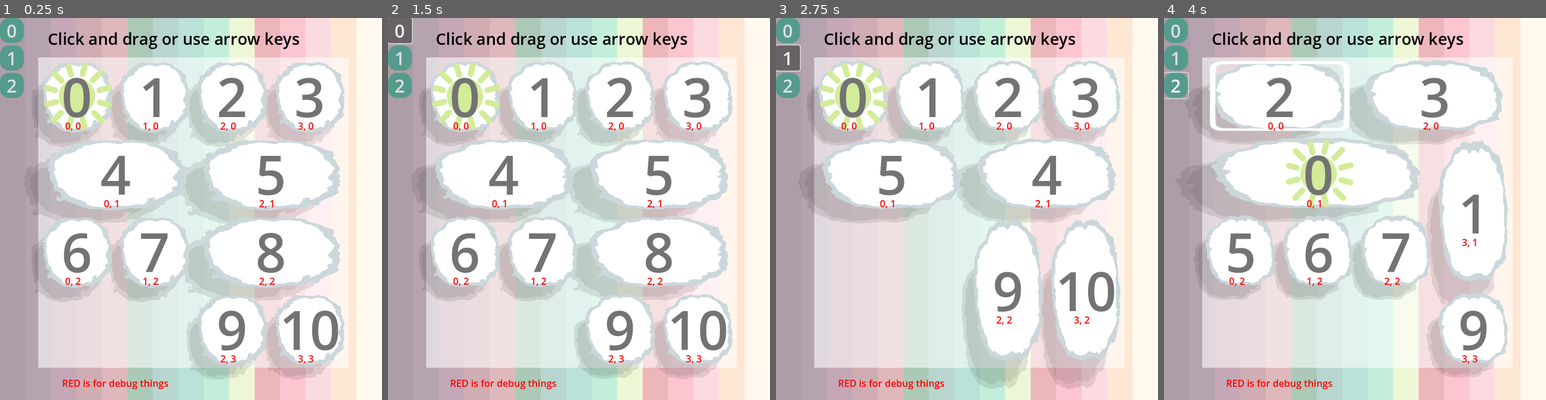
Above: before the commit, frames 1-4 (left to right).
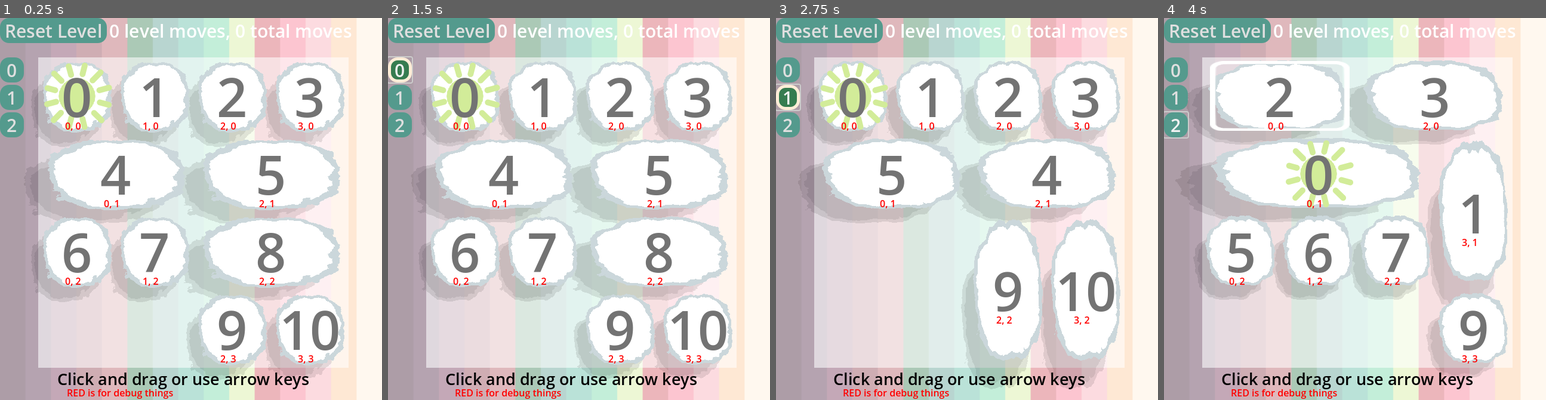
Above: after the commit, the same moments.

Repository: firelighted/comfyjam2026_slidingsun
Game: Godot game, scene res://scenes_scripts/main_2d.tscn
Two runs of this game, one before a commit and one after it. Both use one fixed random seed, a clock stepped at 60 frames per second and the inputs below. The engine's default icon, where the game draws it, is replaced by a stand-in: a white triangle on a blue panel in a dark square.
Inputs (mouse positions are in pixels of both pictures, inside the frame that each line leads up to):
- Up to frame 1 (0.25 s): no input
- Up to frame 2 (1.5 s): click (441, 29) at 0.5 s, where only the run after the commit has a clickable "Reset Level"; click "0" at 1.25 s
- Up to frame 3 (2.75 s): click "1" at 2 s
- Up to frame 4 (4 s): click "2" at 2.75 s; drag from (1278, 94) to (1435, 94) at 3.52 s

The runs differ from the first frame. In frame 1, 5.1% of the frame differs, in the area x 0-92%, y 0-100%; in frame 2, 5.6%; in frame 3, 5.4%; in frame 4, 5.2%.

Commit message:
move counters added. buttons to reset level and go to next level after winning level

Diff:
--- a/block_manager.gd
+++ b/block_manager.gd
@@ -1,6 +1,9 @@
 extends Node2D
 
-@export var level_button_parent_path : NodePath = "../UI/LevelButtonParent"
+@export var level_button_parent_path : NodePath = "../UI_foreground/LevelButtonParent"
+@export var won_level_ui_path: NodePath = "../UI_foreground/Won_Level_UI"
+@export var won_game_ui_path: NodePath = "../UI_foreground/Won_Game_UI"
+@export var game_moves_counter_label_path: NodePath = "../UI_foreground/Won_Game_UI/Moves_This_Game_Label"
 @export var levels_folder_path : String = "res://levels/"
 @export var blocks : Array[Node]
 @export var levels : Array[LevelResource]
@@ -9,11 +12,18 @@
 @onready var block_parent = $BlockParent
 var selected_block: Node
 var level_button_parent: Node
-
+var won_level_ui : Node
+var won_game_ui : Node
+var game_moves_counter_label : Node
+
+const SUN_TILE_IDX = 0
+const WIN_ARRAY_IDX = 15 # lower right corner of 4x4 array
 var array = [0,1,2,2,4,Constants.EMPTY,Constants.EMPTY,3,6,6,7]
 var x_size: int
 var y_size: int
 var cells: int
+var moves_this_level: int = 0
+var moves_this_game: int = 0
 
 var is_dragging = false
 
@@ -27,6 +37,9 @@
 		levels = get_levels_from_folder(levels_folder_path)
 
 	level_button_parent = get_node(level_button_parent_path)
+	won_level_ui = get_node(won_level_ui_path)
+	won_game_ui = get_node(won_game_ui_path)
+	game_moves_counter_label = get_node(game_moves_counter_label_path)
 	# make buttons for choosing level
 	var level_button_prefab = preload("res://scenes_scripts/level_button.tscn")
 	for i in range(len(levels)):
@@ -36,6 +49,10 @@
 		level_button_parent.add_child(button)
 	# start level 0
 	load_level(0)
+	won_level_ui.visible = false
+	won_game_ui.visible = false
+	moves_this_level = 0
+	moves_this_game = 0
 
 func _notification(what):
 	if what == NOTIFICATION_WM_MOUSE_EXIT:
@@ -68,14 +85,26 @@
 ):
 	update_array(prev_pos, new_pos, block.dims, block.block_id)
 	print(array)
+	check_for_win()
 
 
 ###
 ### CUSTOM METHODS
 ###
+
+func check_for_win():
+	if array[WIN_ARRAY_IDX] == SUN_TILE_IDX:
+		print("win")
+		if current_level < len(levels) -1:
+			won_level_ui.visible = true
+		else:
+			game_moves_counter_label.text = str(moves_this_game) + " TOTAL MOVES"
+			won_game_ui.visible = true
+
 
 func load_level(level_idx:int):
 	if level_idx < len(levels):
+		current_level = level_idx
 		array = levels[level_idx].initial_array()
 		x_size = levels[level_idx].x_size
 		y_size = levels[level_idx].y_size
@@ -84,6 +113,10 @@
 		print("Using default level, no valid current_level in levels array")
 	init_array()
 	spawn_blocks()
+	won_level_ui.visible = false
+	won_game_ui.visible = false
+	moves_this_level = 0
+	increment_move_counters(0)
 
 func get_levels_from_folder(folder_path: String):
 	var resources : Array[LevelResource] = []
@@ -184,11 +217,16 @@
 	var idx = (y * x_size) + x
 	return array[idx]
 
+func increment_move_counters(increment=1):
+	moves_this_level += increment
+	moves_this_game += increment
+	$"../UI_foreground/HBoxContainer/MoveCounterLabel".text = str(moves_this_level) + " level moves, " + str(moves_this_game) + " total moves"
+
 func update_array(
 	prev_pos: Vector2, new_pos: Vector2, block_dims: Vector2, val: int
 ) -> void:
 	if new_pos == prev_pos: return # no update to be made
-
+	increment_move_counters()
 	var dir = new_pos - prev_pos # dir != Vector2.ZERO
 	var sign_x = signi(dir.x)
 	var sign_y = signi(dir.y)
@@ -282,3 +320,12 @@
 						break_out = true
 
 	return max_distance
+
+
+func _on_next_level_button_pressed() -> void:
+	if current_level < len(levels):
+		load_level(current_level + 1)
+
+
+func _on_reset_level_button_pressed() -> void:
+	load_level(current_level)
--- a/scenes_scripts/main_2d.tscn
+++ b/scenes_scripts/main_2d.tscn
@@ -22,9 +22,17 @@
 _data = [Vector2(0, 0.296703), 0.0, 0.0, 0, 0, Vector2(1, 1), 0.0, 0.0, 0, 0]
 point_count = 2
 
+[sub_resource type="LabelSettings" id="LabelSettings_fltq5"]
+font_size = 80
+font_color = Color(0.211765, 0.486275, 0.313726, 1)
+outline_size = 40
+shadow_size = 40
+shadow_color = Color(0.2156, 0.49, 0.316213, 0.482353)
+shadow_offset = Vector2(10, 10)
+
 [node name="Node" type="Node"]
 
-[node name="UI" type="Control" parent="."]
+[node name="UI_bkgd" type="Control" parent="."]
 layout_mode = 3
 anchors_preset = 15
 anchor_right = 1.0
@@ -34,7 +42,7 @@
 mouse_filter = 2
 theme = ExtResource("1_stk34")
 
-[node name="background" type="TextureRect" parent="UI"]
+[node name="background" type="TextureRect" parent="UI_bkgd"]
 layout_mode = 1
 anchors_preset = 15
 anchor_right = 1.0
@@ -44,7 +52,7 @@
 mouse_filter = 2
 texture = ExtResource("2_31q7j")
 
-[node name="midground" type="TextureRect" parent="UI"]
+[node name="midground" type="TextureRect" parent="UI_bkgd"]
 self_modulate = Color(1, 1, 1, 0.584314)
 layout_mode = 1
 anchors_preset = 15
@@ -55,28 +63,23 @@
 mouse_filter = 2
 texture = ExtResource("2_bb1j8")
 
-[node name="Label" type="Label" parent="UI"]
-layout_mode = 0
-offset_left = 80.0
-offset_top = 16.0
-offset_right = 502.0
-offset_bottom = 53.0
+[node name="Label" type="Label" parent="UI_bkgd"]
+layout_mode = 0
+offset_left = 96.0
+offset_top = 586.0
+offset_right = 518.0
+offset_bottom = 623.0
 text = "Click and drag or use arrow keys"
 label_settings = SubResource("LabelSettings_ivpb4")
 
-[node name="DEBUG_instructions" type="Label" parent="UI"]
-layout_mode = 0
-offset_left = 104.0
-offset_top = 600.0
-offset_right = 283.0
-offset_bottom = 623.0
+[node name="DEBUG_instructions" type="Label" parent="UI_bkgd"]
+layout_mode = 0
+offset_left = 112.0
+offset_top = 616.0
+offset_right = 291.0
+offset_bottom = 639.0
 text = "RED is for debug things"
 label_settings = ExtResource("3_ytdtc")
-
-[node name="LevelButtonParent" type="VBoxContainer" parent="UI"]
-layout_mode = 0
-offset_right = 40.0
-offset_bottom = 40.0
 
 [node name="Camera2D" type="Camera2D" parent="."]
 position = Vector2(59, 78)
@@ -99,7 +102,7 @@
 [node name="BlockParent" type="Node2D" parent="Main2D"]
 
 [node name="Block" parent="Main2D/BlockParent" instance=ExtResource("6_6y1a6")]
-position = Vector2(-160, -162)
+position = Vector2(-136, -146)
 
 [node name="palette" type="Sprite2D" parent="Main2D"]
 position = Vector2(323, -107)
@@ -141,3 +144,91 @@
 width = 30.0
 width_curve = SubResource("Curve_ihapv")
 default_color = Color(1, 0, 0, 1)
+
+[node name="UI_foreground" type="Control" parent="."]
+z_index = 100
+layout_mode = 3
+anchors_preset = 15
+anchor_right = 1.0
+anchor_bottom = 1.0
+grow_horizontal = 2
+grow_vertical = 2
+mouse_filter = 1
+theme = ExtResource("1_stk34")
+
+[node name="HBoxContainer" type="HBoxContainer" parent="UI_foreground"]
+layout_mode = 0
+offset_right = 40.0
+offset_bottom = 40.0
+
+[node name="ResetLevelButton" type="Button" parent="UI_foreground/HBoxContainer"]
+layout_mode = 2
+text = " Reset Level "
+
+[node name="MoveCounterLabel" type="Label" parent="UI_foreground/HBoxContainer"]
+layout_mode = 2
+text = "0 moves"
+
+[node name="LevelButtonParent" type="VBoxContainer" parent="UI_foreground"]
+layout_mode = 0
+offset_top = 66.0
+offset_right = 40.0
+offset_bottom = 106.0
+
+[node name="Won_Level_UI" type="VBoxContainer" parent="UI_foreground"]
+layout_mode = 1
+anchors_preset = 8
+anchor_left = 0.5
+anchor_top = 0.5
+anchor_right = 0.5
+anchor_bottom = 0.5
+offset_left = -235.0
+offset_top = -72.5
+offset_right = 235.0
+offset_bottom = 72.5
+grow_horizontal = 2
+grow_vertical = 2
+
+[node name="WonLabel" type="Label" parent="UI_foreground/Won_Level_UI"]
+layout_mode = 2
+text = "WON LEVEL!"
+label_settings = SubResource("LabelSettings_fltq5")
+
+[node name="Button" type="Button" parent="UI_foreground/Won_Level_UI"]
+layout_mode = 2
+text = "Next Level"
+
+[node name="Won_Game_UI" type="VBoxContainer" parent="UI_foreground"]
+layout_mode = 1
+anchors_preset = 8
+anchor_left = 0.5
+anchor_top = 0.5
+anchor_right = 0.5
+anchor_bottom = 0.5
+offset_left = -237.0
+offset_top = -55.0
+offset_right = 237.0
+offset_bottom = 55.0
+grow_horizontal = 2
+grow_vertical = 2
+
+[node name="WonLabel2" type="Label" parent="UI_foreground/Won_Game_UI"]
+layout_mode = 2
+size_flags_horizontal = 4
+text = "WON GAME!"
+label_settings = SubResource("LabelSettings_fltq5")
+
+[node name="Moves_This_Game_Label" type="Label" parent="UI_foreground/Won_Game_UI"]
+layout_mode = 2
+
+[node name="VBoxContainer" type="VBoxContainer" parent="UI_foreground"]
+layout_mode = 1
+anchors_preset = 1
+anchor_left = 1.0
+anchor_right = 1.0
+offset_left = -40.0
+offset_bottom = 42.0
+grow_horizontal = 0
+
+[connection signal="pressed" from="UI_foreground/HBoxContainer/ResetLevelButton" to="Main2D" method="_on_reset_level_button_pressed"]
+[connection signal="pressed" from="UI_foreground/Won_Level_UI/Button" to="Main2D" method="_on_next_level_button_pressed"]
--- /dev/null
+++ b/theme/button_pressed_style.tres
@@ -0,0 +1,13 @@
+[gd_resource type="StyleBoxFlat" format=3 uid="uid://blsl8homq5vq2"]
+
+[resource]
+bg_color = Color(0.211765, 0.486275, 0.313726, 1)
+border_width_left = 5
+border_width_top = 5
+border_width_right = 5
+border_width_bottom = 5
+border_color = Color(1, 0.929412, 0.843137, 1)
+corner_radius_top_left = 15
+corner_radius_top_right = 15
+corner_radius_bottom_right = 15
+corner_radius_bottom_left = 15
--- a/theme/main_theme.tres
+++ b/theme/main_theme.tres
@@ -1,4 +1,6 @@
 [gd_resource type="Theme" load_steps=3 format=3 uid="uid://dqbku2qxufg7j"]
+
+[ext_resource type="StyleBox" uid="uid://blsl8homq5vq2" path="res://theme/button_pressed_style.tres" id="1_u5jj7"]
 
 [sub_resource type="StyleBoxFlat" id="StyleBoxFlat_gmim1"]
 bg_color = Color(0.329412, 0.603922, 0.552941, 1)
@@ -7,14 +9,8 @@
 corner_radius_bottom_right = 15
 corner_radius_bottom_left = 15
 
-[sub_resource type="StyleBoxFlat" id="StyleBoxFlat_8vb1a"]
-bg_color = Color(0.211765, 0.486275, 0.313726, 1)
-corner_radius_top_left = 15
-corner_radius_top_right = 15
-corner_radius_bottom_right = 15
-corner_radius_bottom_left = 15
-
 [resource]
 default_font_size = 30
+Button/styles/hover = ExtResource("1_u5jj7")
 Button/styles/normal = SubResource("StyleBoxFlat_gmim1")
-Button/styles/pressed = SubResource("StyleBoxFlat_8vb1a")
+Button/styles/pressed = ExtResource("1_u5jj7")
Not shown: 1 places in scenes_scripts/block.tscn that only renumber resources
Not shown: 1 places in scenes_scripts/main_2d.tscn that only renumber resources
